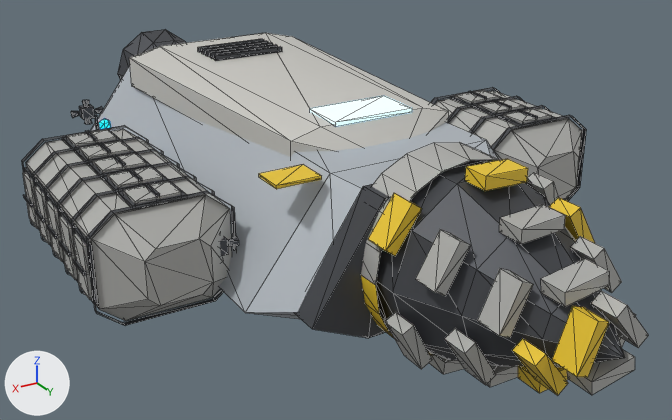
An edit to the glTF model godot/assets/ships/rockbreaker.glb, drawn before and after from the same camera.
Rendered twice from a camera (50 mm lens) standing at (1.023, 1.834, 0.786) and looking at (-0.032, 0.076, -0.093). The lights are fixed; the arrows at lower left show +X, +Y and +Z. The first picture is the older version. Mesh edges are drawn as thin lines. Where no turn or scale is listed for an object, it has been applied to the vertices. Vertices at exactly the same position are counted once.

The scene before the commit, as lines of its bpy script (objects in view):
```python
me_hull = bpy.data.meshes.new('Hull')
me_hull.from_pydata(...)  # 1278 vertices, 1832 faces; spans x -0.63..0.63, y -1.0..0.55, z -0.17..0.22
me_hull.materials.append(mat_shiparmor)  # light grey #bcc2c8
me_hull.materials.append(mat_hulldark)  # dark grey #4d5055
me_hull.materials.append(mat_shippanel)  # grey #b5b5b1
me_hull.materials.append(mat_accent)  # white #e7e7e5
me_hull.materials.append(mat_shiphull)  # light grey #d1d0ca
me_hull.materials.append(mat_window)  # blue #aac4d3, glowing blue #bce7ff
me_hull.materials.append(mat_hazard)  # yellow #edc830
me_hull.materials.append(mat_engine)  # blue #3f7cc4, glowing blue #6cc4ff
me_hull.materials.append(mat_lightred)  # red #bc1900, glowing red #ff2700
me_hull.materials.append(mat_light)  # blue #0089cb, glowing cyan #00b3ff
me_rotor_drill = bpy.data.meshes.new('Rotor_Drill')
me_rotor_drill.from_pydata(...)  # 259 vertices, 382 faces; spans x -0.217..0.206, y -0.106..0.425, z -0.22..0.208
# faces by material slot: [90, 104, 188]
me_rotor_drill.materials.append(mat_hulldark)  # dark grey #4d5055
me_rotor_drill.materials.append(mat_hazard)  # yellow #edc830
me_rotor_drill.materials.append(mat_shippanel)  # grey #b5b5b1
ob_hull = bpy.data.objects.new('Hull', me_hull)
ob_hull.location = (0.0, 0.0, 0.0)
ob_rotor_drill = bpy.data.objects.new('Rotor_Drill', me_rotor_drill)
ob_rotor_drill.location = (0.0, 0.575, 0.004)
```
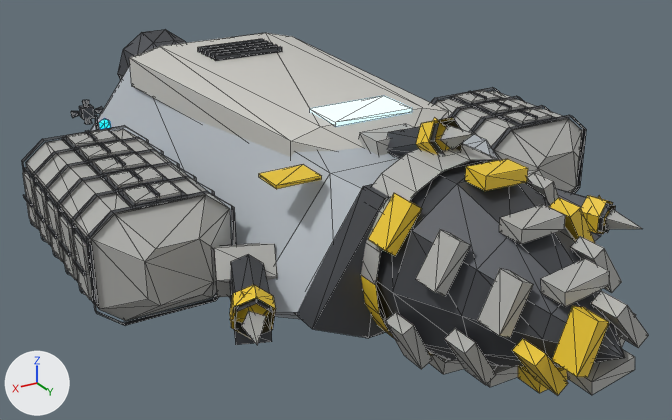
The newer file is also turned or shifted as a whole; pictures and numbers use the older file's frame.

Location of each change, (x1, y1, x2, y2) in pixels of the pictures (672 x 420 px):
```json
{"object": "Hull", "change": "reshaped", "before": [22, 29, 586, 338], "after": [22, 29, 616, 345]}
{"object": "Harpoon_0", "change": "added", "after": [232, 292, 270, 345], "faces in mat_shippanel (grey #b5b5b1)": [242, 311, 266, 345], "faces in mat_hazard (yellow #edc830)": [232, 292, 270, 323]}
{"object": "Harpoon_2", "change": "added", "after": [433, 118, 474, 150], "faces in mat_shippanel (grey #b5b5b1)": [440, 126, 474, 150], "faces in mat_hazard (yellow #edc830)": [433, 118, 450, 150]}
{"object": "Harpoon_1", "change": "added", "after": [587, 196, 642, 229], "faces in mat_shippanel (grey #b5b5b1)": [606, 209, 642, 229]}
{"part": 1, "of": "me_hull", "change": "added", "after": [359, 124, 414, 156]}
{"part": 2, "of": "me_hull", "change": "deleted", "before": [220, 236, 239, 256], "on screen": "mostly hidden"}
{"part": 3, "of": "me_hull", "change": "added", "after": [214, 243, 277, 345]}
{"part": 4, "of": "me_hull", "change": "added", "after": [527, 170, 616, 241]}
{"part": 5, "of": "me_hull", "change": "added", "after": [387, 117, 463, 156]}
```

Edits to the scene script, one JSON object a line:
```json
{"block": "me_hull", "where": "# used by ob_hull; location = (0.0, 0.0, 0.0)"}
{"op": "remove", "block": "me_hull", "code": "me_hull.from_pydata(...)  # 1278 vertices, 1832 faces; spans x -0.63..0.63, y -1.0..0.55, z -0.17..0.22"}
{"op": "add", "block": "me_hull", "code": "me_hull.from_pydata(...)  # 1292 vertices, 1880 faces; spans x -0.63..0.63, y -1.0..0.57, z -0.17..0.26"}
{"block": "me_hull", "change": "me_hull part 1: a new loose piece, a 5-sided cylinder along x spanning x -0.057..0.057, y 0.298..0.399, z 0.088..0.185, in mat_shippanel (grey #b5b5b1)"}
{"block": "me_hull", "change": "me_hull part 2: 10 loose pieces with 112 vertices, spanning x -0.42..0.42, y 0.29..0.32, z -0.03..0.04, are deleted"}
{"block": "me_hull", "change": "me_hull part 3: 42 vertices added at x 0.28..0.46, y 0.3..0.57, z -0.08..0.03"}
{"block": "me_hull", "change": "me_hull part 4: 42 vertices added at x -0.46..-0.28, y 0.3..0.57, z -0.08..0.03"}
{"block": "me_hull", "change": "me_hull part 5: 24 vertices added at x -0.04..0.04, y 0.36..0.55, z 0.13..0.26"}
{"block": "me_hull", "change": "other edits to the shape of me_hull do not show in these pictures"}
{"op": "add", "block": "me_harpoon_2", "code": ["me_harpoon_2 = bpy.data.meshes.new('Harpoon_2')", "me_harpoon_2.from_pydata(...)  # 21 vertices, 26 faces; spans x -0.043..0.043, y -0.103..0.069, z -0.053..0.028", "# faces by material slot: [18, 8]", "me_harpoon_2.materials.append(mat_shippanel)  # grey #b5b5b1", "me_harpoon_2.materials.append(mat_hazard)  # yellow #edc830"]}
{"op": "add", "block": "me_harpoon_1", "code": ["me_harpoon_1 = bpy.data.meshes.new('Harpoon_1')", "me_harpoon_1.from_pydata(...)  # 21 vertices, 26 faces; spans x -0.028..0.05, y -0.102..0.069, z -0.038..0.041", "# faces by material slot: [18, 8]", "me_harpoon_1.materials.append(mat_shippanel)  # grey #b5b5b1", "me_harpoon_1.materials.append(mat_hazard)  # yellow #edc830"]}
{"op": "add", "block": "me_harpoon_0", "code": ["me_harpoon_0 = bpy.data.meshes.new('Harpoon_0')", "me_harpoon_0.from_pydata(...)  # 21 vertices, 26 faces; spans x -0.05..0.028, y -0.102..0.069, z -0.038..0.041", "# faces by material slot: [18, 8]", "me_harpoon_0.materials.append(mat_shippanel)  # grey #b5b5b1", "me_harpoon_0.materials.append(mat_hazard)  # yellow #edc830"]}
{"op": "add", "block": "ob_harpoon_2", "code": ["ob_harpoon_2 = bpy.data.objects.new('Harpoon_2', me_harpoon_2)", "ob_harpoon_2.location = (0.0, 0.538, 0.229)"]}
{"op": "add", "block": "ob_harpoon_1", "code": ["ob_harpoon_1 = bpy.data.objects.new('Harpoon_1', me_harpoon_1)", "ob_harpoon_1.location = (-0.424, 0.562, -0.022)"]}
{"op": "add", "block": "ob_harpoon_0", "code": ["ob_harpoon_0 = bpy.data.objects.new('Harpoon_0', me_harpoon_0)", "ob_harpoon_0.location = (0.424, 0.562, -0.022)"]}
```
